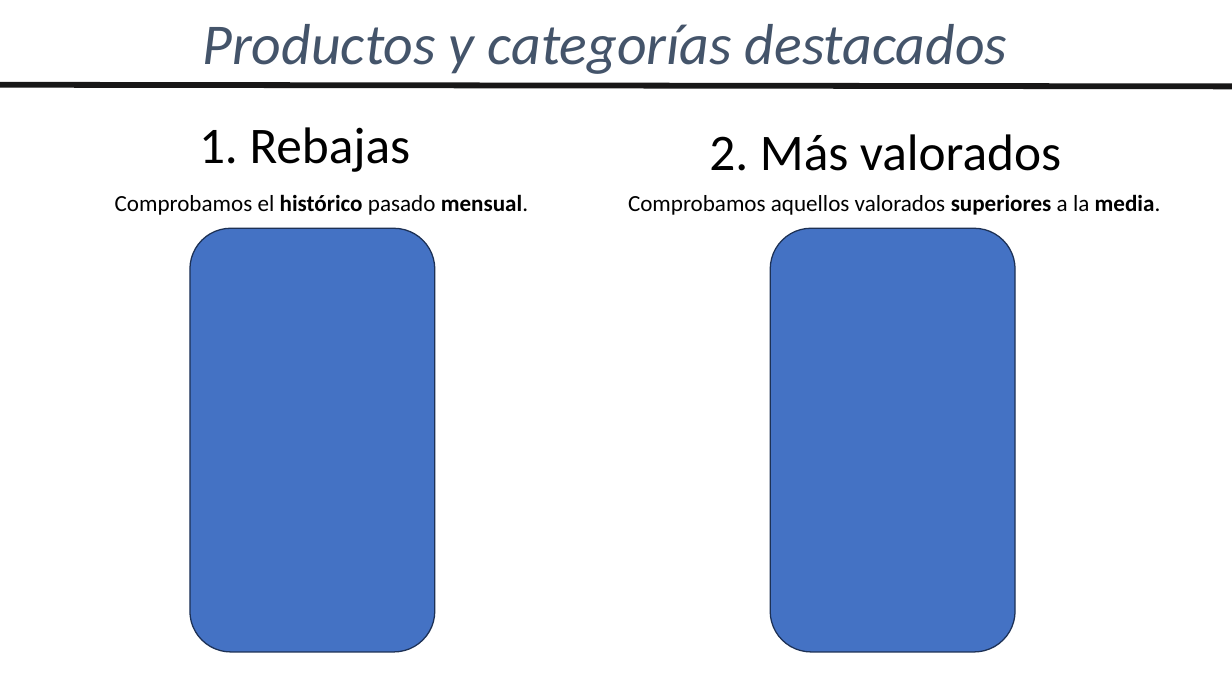
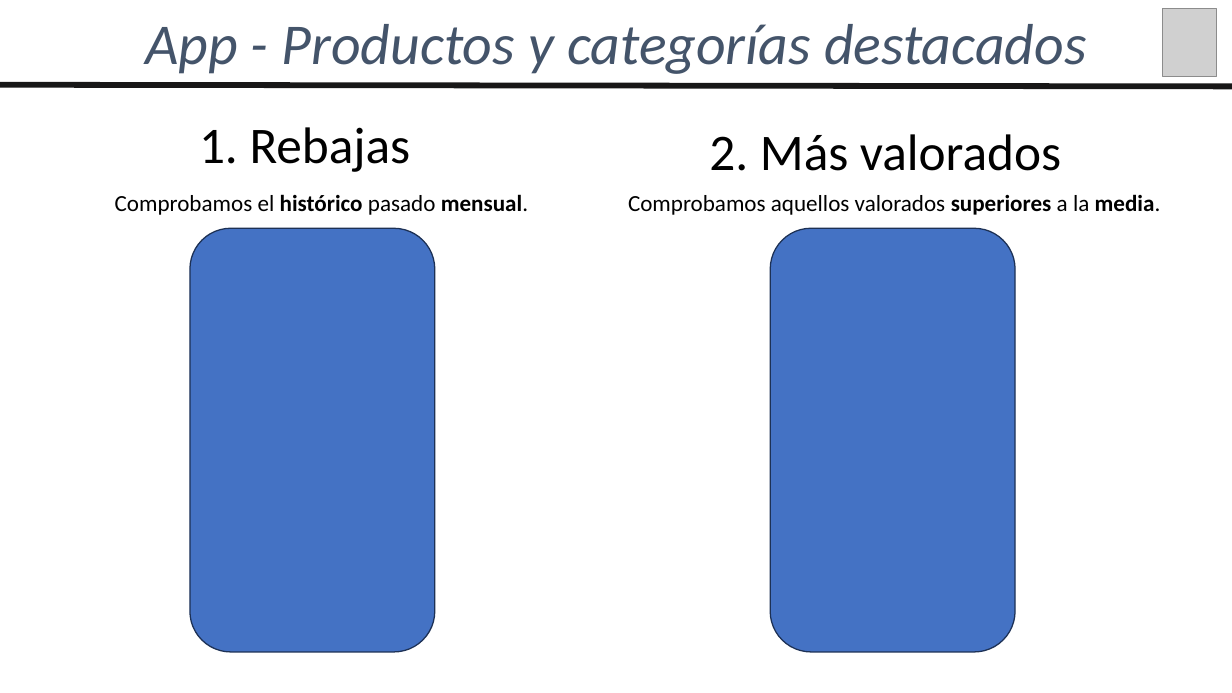
Before and after one commit to agchivite/Wewiza, a slide deck: slide 11 of 02_Documentacion/Presentacion_Wewiza.pptx (slide 3 before the commit). Drawn at 1232x693 pixels with LibreOffice and Linux fonts; fonts in the diff are those of the drawing; grey boxes stand for pictures. Boxes give left, top, right and bottom in pixels: in the first picture for what was removed or moved away, otherwise in the second. Text is boxed around its words. In the diff, an @@ line names an element or a change of style, - is before the commit and + after.

```diff
--- a/02_Documentacion/Presentacion_Wewiza.pptx
+++ b/02_Documentacion/Presentacion_Wewiza.pptx
@@ text at [145,24,1086,74]: text changed @@
-Productos y categorías destacados
+App - Productos y categorías destacados
@@ picture added at [1163,8,1216,76] @@
```
Also in this commit, not shown: 7 other slides changed, 8 slides added, 2 slides removed.
